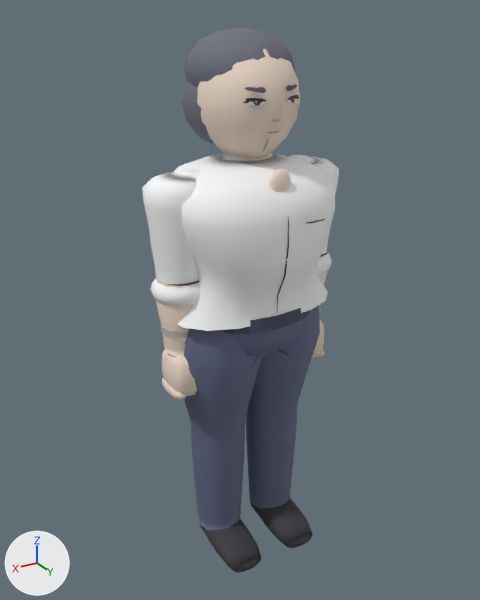
The glTF model assets/models/kimdaegeon_a.glb, before and after one commit.
The view is the same before and after, from a 50 mm camera at (1.164, 1.899, 1.948) aimed at (0.008, -0.027, 0.985). Lighting does not change. The marker at lower left points along +X, +Y and +Z. The picture after the commit comes second. Vertices at exactly the same position are counted once.

Objects in the first picture: 'Body'.
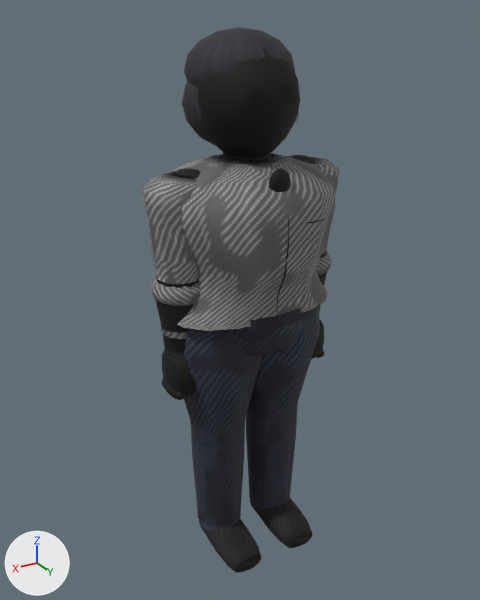
What differs and where, as boxes (x1, y1, x2, y2) in the pictures (480 x 600 px):
'Body', surface changed (darker): (142, 27, 339, 573) in both

Edits to the bpy script that builds the scene:
```text
Add img_albedo:
    img_albedo = load_image('_albedo', '_unpacked/_albedo', 512, 512, 'sRGB')
Change mat_material_0:
    add n3 = _N.new('ShaderNodeMix'); n3.name = 'Mix'
    add n3.data_type = 'RGBA'
    add n3.blend_type = 'MULTIPLY'
    add n3.inputs[0].default_value = 1.0  # 'Factor'
    add n4 = _N.new('ShaderNodeTexImage'); n4.name = 'Image Texture'
    add n4.image = img_albedo
    where n2 = _N.new('ShaderNodeVertexColor'); n2.name = 'Color Attribute'
    where n0 = _N.new('ShaderNodeBsdfPrincipled'); n0.name = 'Principled BSDF'
    remove _L.new(n2.outputs[0], n0.inputs[0])  # 'Color' to 'Base Color'
    add _L.new(n3.outputs[2], n0.inputs[0])  # 'Result' to 'Base Color'
    add _L.new(n2.outputs[0], n3.inputs[7])  # 'Color' to 'B'
    add _L.new(n4.outputs[0], n3.inputs[6])  # 'Color' to 'A'
Change me_mesh_0:
    where me_mesh_0.from_pydata(...)  # 4313 vertices, 7874 faces; spans x -0.37..0.37, y -0.26..0.26, z -0.03..1.91
    used by ob_body; location = (0.0, 0.0, 0.0)
    me_mesh_0 part 1: texture (UV) coordinates changed
```
